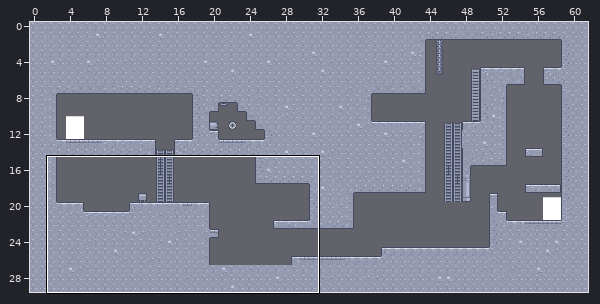
Level history. Tiled map (JSON): assets/map/level_2.tmj. The first picture is a wide view before the edit; the outline marks the close-up.
Close-up. Before:
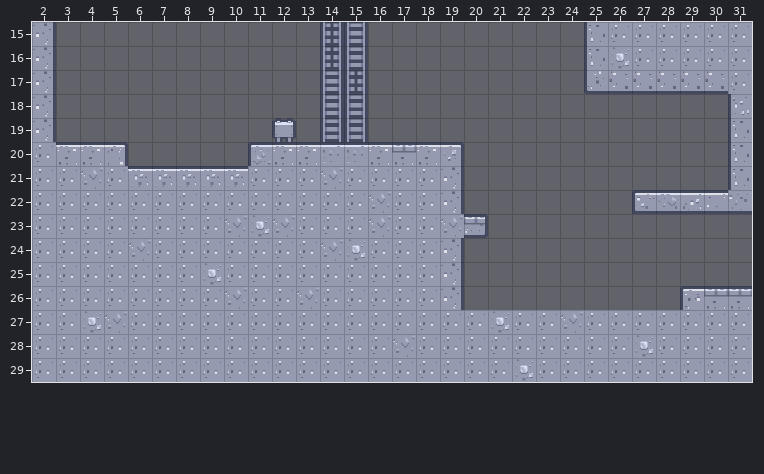
Cells are 32x32 px. Shown: x 2..31, y 15..29.
After:
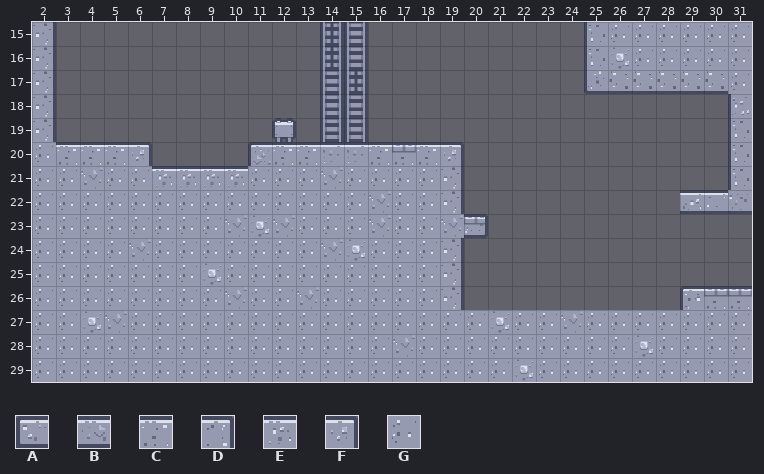
Key: from "tiles_packed": A 5, B 10, C 24, D 25, E 28, F 29, G 46.
_ is an empty cell, . an unchanged one.
Diff:
--- layer "terrain_solid"
@@ x 5..28 @@
-20 D_......................
-21 .E......................
-22 ......................AB
+20 CF......................
+21 .G......................
+22 ......................__
Pixel boxes of the changes (left, top, right, bottom) in both close-ups:
changed: (105, 142, 152, 187)
removed: (632, 190, 680, 214)
